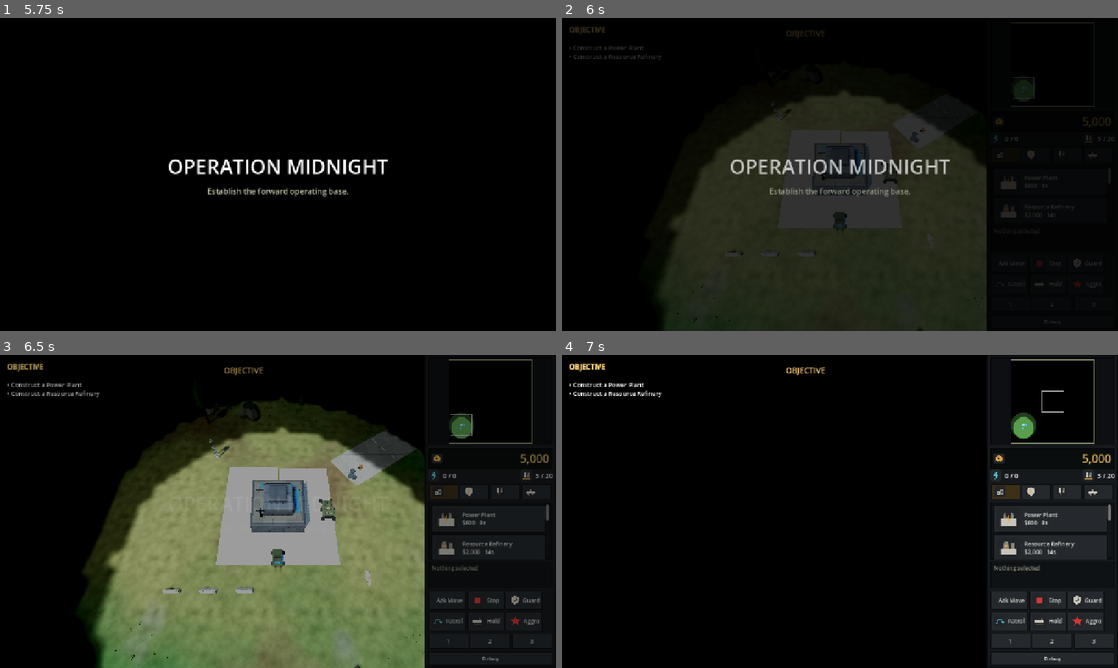
Above: before the commit, frames 1-4 (two rows, left to right).
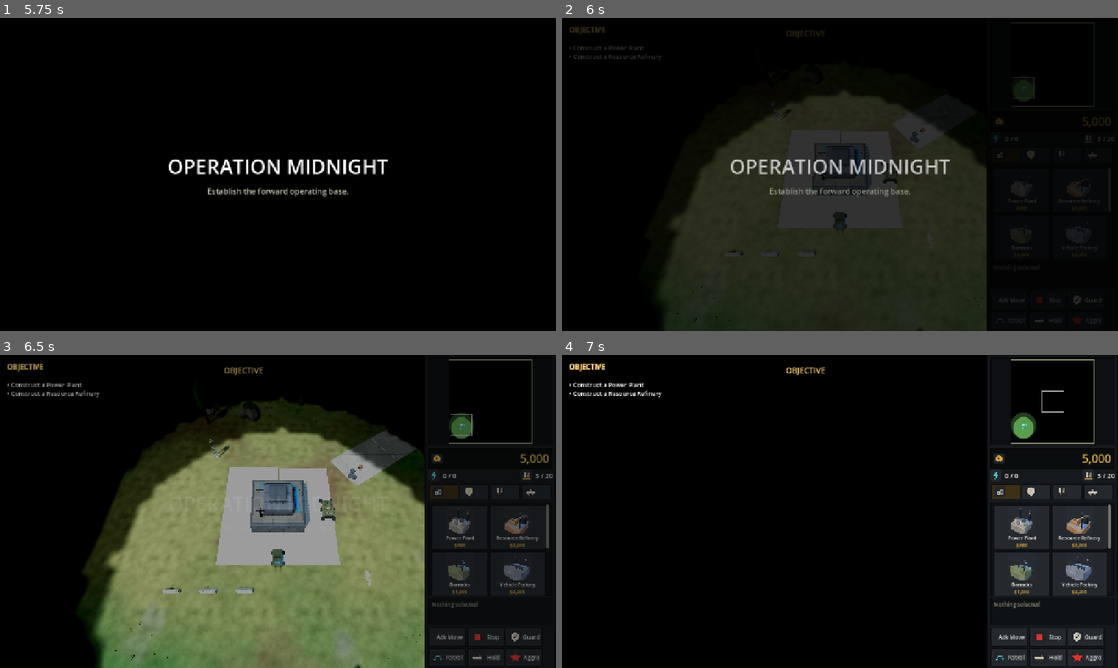
Above: after the commit, the same moments.

Repository: xionams/operation-midnight
Game: Godot game, scene res://main.tscn
Same seed, same stepped clock (60 frames per second), same inputs: the game is played once before the commit and once after it.
Inputs (mouse positions are in pixels of both pictures, inside the frame that each line leads up to):
- Up to frame 1 (5.75 s): click "Easy" at 0.5 s; click "Easy" at 1.25 s; click "Normal" at 2 s; click "Normal" at 2.75 s; click "START OPERATION" at 3.5 s; click (450, 302) at 4.25 s, where only the run before the commit has a clickable "1"; click (489, 302) at 5 s, where only the run before the commit has a clickable "2"
- Up to frame 2 (6 s): click (1006, 155) at 5.77 s
- Up to frame 3 (6.5 s): no input
- Up to frame 4 (7 s): tap Enter at 6.5 s; drag from (1051, 401) to (895, 442) at 6.52 s

Frame 1 is identical in both runs. In frame 2, 0.5% of the frame differs, in the area x 78-97%, y 50-98%; in frame 3, 2.0%; in frame 4, 4.8%, in the area x 77-99%, y 48-100%.

Commit message:
Sidebar: real cameos, laid out like Red Alert
The build list was flat vector glyphs in a single column of wide rows. A
glyph tells you a category; a cameo tells you what you are about to
build, and it is the thing a player learns to hit without reading.

tools/render_cameos.gd renders one per buildable item from the SHIPPING
model, keyed off the stats' own visual_scene, so a card can never show
something the game does not place. Lit harder and flatter than the
battlefield on purpose - a cameo is read at about 48 pixels on a dark
plate, and the game's own low sun puts half of every structure in shadow.
The background is the sidebar's own plate colour so each sits in its
frame rather than floating on a rectangle of some other grey.

Two columns of tiles rather than a list of rows, because the cameo should
be the biggest thing on the card and in a full-width row it was a
thumbnail beside the text. The tile's contents are children rather than
the Button's own icon and text: a Button lays those out side by side, and
the picture has to sit ABOVE its label at this size. Everything inside
ignores the mouse so the tile stays one target.

Production now reads the way it does in Red Alert: the item being built
greys out, its caption switches from price to percentage, and an amber
bar runs along the bottom edge of its own tile. Anchored rather than laid
out, so it sits ON the card instead of taking a row and shoving the list
around every time something starts. The tile stays enabled - queueing a
second is a normal thing to want.

Structures read their progress from the shared ConstructionQueue and
units from the queue on whichever building trains them, so one code path
covers both.

The tiles carry no fixed width. A first pass at 140 forced two columns
wider than the 302px sidebar and pushed the credits readout and the whole
right-hand column off the panel; leaving the width to the grid fits
whatever the sidebar is.

Regression: 18 suites, 0 failures.

Co-Authored-By: Claude Opus 5 <noreply@anthropic.com>
Claude-Session: https://claude.ai/code/session_01DZuC8PnfRtC4UfouPMZvxD

Diff:
--- a/scripts/ui/hud.gd
+++ b/scripts/ui/hud.gd
@@ -37,8 +37,11 @@
 var _low_power_label: Label
 
 var _category: String = "BUILDINGS"
-var _item_list: VBoxContainer
+var _item_list: GridContainer
 var _item_rows: Dictionary = {}
+var _item_bars: Dictionary = {}
+var _item_captions: Dictionary = {}
+var _cameo_cache: Dictionary = {}
 var _category_tabs: Dictionary = {}
 
 var _info_panel: RichTextLabel
@@ -162,6 +165,11 @@
 ## Collecting them into one column is most of what makes this readable.
 const SIDEBAR_W: float = 302.0
 const CARD_H: float = 64.0
+## Cameo tile height only. The WIDTH is left to the grid to divide, which
+## is the whole point: a fixed 140 forced the two columns wider than the
+## 302px sidebar and pushed the credits readout and the right-hand column
+## off the panel. Two expanding columns fit whatever the sidebar is.
+const TILE_H: float = 104.0
 
 ## Panel chrome. Flat fills with a light top edge and a dark bottom edge
 ## read as bevelled metal without a single texture.
@@ -305,16 +313,21 @@
 	scroll.size_flags_vertical = Control.SIZE_EXPAND_FILL
 	scroll.horizontal_scroll_mode = ScrollContainer.SCROLL_MODE_DISABLED
 	## The catalogue takes whatever is left after the controls below it,
-	## with a floor of two cards. A floor of four looked better on a
-	## desktop window and pushed the order buttons off the bottom of a
+	## with a floor of two rows of cameos. A floor of four looked better on
+	## a desktop window and pushed the order buttons off the bottom of a
 	## 720p phone screen, which is the size that actually matters.
-	scroll.custom_minimum_size = Vector2(0, CARD_H * 2)
+	scroll.custom_minimum_size = Vector2(0, TILE_H * 2 + 6)
 	scroll.add_theme_stylebox_override("panel",
 		_plate(Color(0.06, 0.07, 0.08), Color(0.2, 0.22, 0.25),
 			Color(0.03, 0.04, 0.04), 1))
 	column.add_child(scroll)
-	_item_list = VBoxContainer.new()
-	_item_list.add_theme_constant_override("separation", 3)
+	## Two columns of cameos rather than a list of rows. The cameo is the
+	## thing a player learns to hit, so it should be the biggest element on
+	## the card; in a full-width row it was a thumbnail beside the text.
+	_item_list = GridContainer.new()
+	_item_list.columns = 2
+	_item_list.add_theme_constant_override("h_separation", 3)
+	_item_list.add_theme_constant_override("v_separation", 3)
 	_item_list.size_flags_horizontal = Control.SIZE_EXPAND_FILL
 	scroll.add_child(_item_list)
 
@@ -438,44 +451,155 @@
 	for child in _item_list.get_children():
 		child.queue_free()
 	_item_rows.clear()
+	_item_bars.clear()
+	_item_captions.clear()
 
 	## A card rather than a row of text: the icon is what a player learns
 	## to hit, and the cost is what they check. The name still leads the
 	## button text so anything searching by name keeps working.
 	for stats in BuildCatalog.items(category):
 		var row := Button.new()
-		row.custom_minimum_size = Vector2(0, CARD_H)
+		row.custom_minimum_size = Vector2(0, TILE_H)
 		row.size_flags_horizontal = Control.SIZE_EXPAND_FILL
-		row.clip_text = true
-		row.alignment = HORIZONTAL_ALIGNMENT_LEFT
-		row.add_theme_font_size_override("font_size", 13)
-		row.add_theme_constant_override("h_separation", 10)
-		var icon := Icons.for_name(stats.display_name)
-		if icon != null:
-			row.icon = icon
-			row.expand_icon = true
 		_style_button(row)
 		row.pressed.connect(func(): _on_item_pressed(stats))
+
+		## The tile's contents are children rather than the Button's own
+		## icon and text: a Button lays those out side by side, and a cameo
+		## has to sit ABOVE its label to read at this size. Everything
+		## inside ignores the mouse so the whole tile stays one click
+		## target.
+		var body := VBoxContainer.new()
+		body.mouse_filter = Control.MOUSE_FILTER_IGNORE
+		body.set_anchors_preset(Control.PRESET_FULL_RECT)
+		body.offset_left = 3.0
+		body.offset_right = -3.0
+		body.offset_top = 3.0
+		body.offset_bottom = -3.0
+		body.add_theme_constant_override("separation", 1)
+		row.add_child(body)
+
+		var art := TextureRect.new()
+		art.mouse_filter = Control.MOUSE_FILTER_IGNORE
+		art.size_flags_vertical = Control.SIZE_EXPAND_FILL
+		art.expand_mode = TextureRect.EXPAND_IGNORE_SIZE
+		art.stretch_mode = TextureRect.STRETCH_KEEP_ASPECT_CENTERED
+		var cameo := _cameo_for(stats)
+		## Vector glyph fallback, for anything without a model.
+		art.texture = cameo if cameo != null else Icons.for_name(stats.display_name)
+		body.add_child(art)
+
+		var caption := Label.new()
+		caption.mouse_filter = Control.MOUSE_FILTER_IGNORE
+		caption.add_theme_font_size_override("font_size", 11)
+		caption.horizontal_alignment = HORIZONTAL_ALIGNMENT_CENTER
+		caption.autowrap_mode = TextServer.AUTOWRAP_OFF
+		caption.clip_text = true
+		body.add_child(caption)
+
+		var price := Label.new()
+		price.mouse_filter = Control.MOUSE_FILTER_IGNORE
+		price.add_theme_font_size_override("font_size", 11)
+		price.add_theme_color_override("font_color", Color(0.878, 0.651, 0.235))
+		price.horizontal_alignment = HORIZONTAL_ALIGNMENT_CENTER
+		price.clip_text = true
+		body.add_child(price)
+		_item_captions[stats] = [caption, price]
+
+		## A progress bar lying along the bottom edge of the card, the way
+		## Red Alert marks the thing currently being built. Anchored rather
+		## than laid out, so it sits ON the card instead of taking a row of
+		## its own and pushing the list around whenever something starts.
+		var progress := ProgressBar.new()
+		progress.max_value = 1.0
+		progress.show_percentage = false
+		progress.visible = false
+		progress.set_anchors_preset(Control.PRESET_BOTTOM_WIDE)
+		progress.offset_top = -7.0
+		progress.offset_bottom = 0.0
+		progress.mouse_filter = Control.MOUSE_FILTER_IGNORE
+		progress.add_theme_stylebox_override("background",
+			_plate(Color(0.08, 0.09, 0.10), Color(0.16, 0.17, 0.19),
+				Color(0.05, 0.05, 0.06), 1))
+		progress.add_theme_stylebox_override("fill",
+			_plate(Color(0.878, 0.651, 0.235), Color(0.95, 0.76, 0.36),
+				Color(0.62, 0.44, 0.14), 1))
+		row.add_child(progress)
+
 		_item_list.add_child(row)
 		_item_rows[stats] = row
+		_item_bars[stats] = progress
 	_refresh_items()
+
+## The cameo is a render of the very model that gets placed, keyed off the
+## stats' own visual_scene, so a card can never show something the game
+## does not build. See tools/render_cameos.gd.
+func _cameo_for(stats) -> Texture2D:
+	if stats == null or stats.visual_scene == null:
+		return null
+	var id: String = stats.visual_scene.resource_path.get_file().get_basename()
+	if _cameo_cache.has(id):
+		return _cameo_cache[id]
+	var path: String = "res://assets/cameos/%s.png" % id
+	var texture: Texture2D = load(path) if ResourceLoader.exists(path) else null
+	_cameo_cache[id] = texture
+	return texture
+
+## How far along this item is, or -1 if it is not being built right now.
+## Structures go through the shared ConstructionQueue; units go through
+## the queue on whichever building trains them.
+func _production_progress(stats) -> float:
+	if stats is BuildingStats:
+		if construction != null and construction.current() == stats:
+			return construction.progress()
+		return -1.0
+	var producer := BuildCatalog.producer_for(stats, true)
+	if producer == null or producer.queue == null:
+		return -1.0
+	if producer.queue.current_stats() == stats:
+		return producer.queue.progress()
+	return -1.0
 
 func _refresh_items() -> void:
 	for stats in _item_rows:
 		var row: Button = _item_rows[stats]
 		if not is_instance_valid(row):
 			continue
+		var bar: ProgressBar = _item_bars.get(stats)
+		var building: float = _production_progress(stats)
 		var missing: Array = TechTree.missing_prerequisites(stats, true)
-		if missing.is_empty():
-			row.text = "%s\n$%s   %ds" % [stats.display_name, _thousands(stats.cost),
-				int(round(stats.build_time))]
+
+		if bar != null:
+			bar.visible = building >= 0.0
+			if building >= 0.0:
+				bar.value = building
+
+		var labels: Array = _item_captions.get(stats, [])
+		var caption: Label = labels[0] if labels.size() > 0 else null
+		var price: Label = labels[1] if labels.size() > 1 else null
+		if caption != null:
+			caption.text = stats.display_name
+
+		if building >= 0.0:
+			## In production: greyed and showing its own progress, so the
+			## tile the player pressed is visibly the one working. Left
+			## enabled - queueing a second is a normal thing to want.
+			if price != null:
+				price.text = "%d%%" % int(building * 100.0)
+			row.disabled = false
+			row.modulate = Color(0.55, 0.57, 0.60)
+		elif missing.is_empty():
+			if price != null:
+				price.text = "$%s" % _thousands(stats.cost)
 			var affordable: bool = GameState.credits >= stats.cost
 			row.disabled = not affordable
 			## Dim rather than hide what is merely unaffordable: knowing
 			## what you are saving toward is half of an RTS build order.
 			row.modulate = Color(1, 1, 1) if affordable else Color(0.72, 0.70, 0.66)
 		else:
-			row.text = "%s\nNeeds %s" % [stats.display_name, ", ".join(missing)]
+			if price != null:
+				price.text = "LOCKED"
+			row.tooltip_text = "Needs %s" % ", ".join(missing)
 			row.disabled = true
 			row.modulate = Color(0.52, 0.52, 0.58)
 
--- /dev/null
+++ b/tests/sidebar_shot.gd
@@ -0,0 +1,24 @@
+extends Node
+
+## Photographs the build sidebar with something actually in production, so
+## the cameo and the grey-out can be reviewed together.
+
+func _ready() -> void:
+	var main := get_parent()
+	await get_tree().process_frame
+	var hud = main.get_node_or_null("HUD")
+	if hud and hud.has_method("_begin_match"):
+		hud._begin_match()
+	await get_tree().process_frame
+	## Start a structure so one card is mid-build.
+	var catalog = BuildCatalog.items("BUILDINGS")
+	if hud.construction != null and catalog.size() > 1:
+		hud.construction.start(catalog[1])
+	var elapsed: float = 0.0
+	while elapsed < 4.0:
+		elapsed += get_process_delta_time()
+		await get_tree().process_frame
+	await RenderingServer.frame_post_draw
+	get_viewport().get_texture().get_image().save_png("res://screenshots/sidebar.png")
+	print("SIDEBAR| DONE")
+	get_tree().quit()
--- /dev/null
+++ b/tests/sidebar_shot.tscn
@@ -0,0 +1,9 @@
+[gd_scene load_steps=3 format=3]
+
+[ext_resource type="PackedScene" path="res://main.tscn" id="1"]
+[ext_resource type="Script" path="res://tests/sidebar_shot.gd" id="2"]
+
+[node name="Main" instance=ExtResource("1")]
+
+[node name="SidebarShot" type="Node" parent="."]
+script = ExtResource("2")
--- /dev/null
+++ b/tools/render_cameos.gd
@@ -0,0 +1,108 @@
+extends Node3D
+
+## Renders a cameo per buildable item: a small picture of the actual model
+## for the sidebar, the way Red Alert 2 does it.
+##
+## The sidebar used flat vector glyphs. A glyph tells you a category; a
+## cameo tells you what you are about to build, and it is the thing a
+## player learns to hit without reading. These are renders of the shipping
+## models, so a cameo can never drift from what gets placed.
+##
+##     godot --path . tools/render_cameos.gd  (as a scene)
+
+const SIZE: int = 192
+
+func _ready() -> void:
+	var viewport := get_viewport()
+	viewport.transparent_bg = false
+
+	## Lit harder and flatter than the battlefield. A cameo is read at
+	## 48 pixels on a dark sidebar, so the model has to be bright and the
+	## silhouette unambiguous - the game's own low sun would put half of
+	## every structure in shadow.
+	var key := DirectionalLight3D.new()
+	key.rotation_degrees = Vector3(-38, -42, 0)
+	key.light_energy = 1.7
+	key.light_color = Color(1.0, 0.97, 0.92)
+	key.shadow_enabled = false
+	add_child(key)
+	var fill := DirectionalLight3D.new()
+	fill.rotation_degrees = Vector3(-14, 130, 0)
+	fill.light_energy = 0.7
+	fill.light_color = Color(0.68, 0.78, 0.96)
+	fill.shadow_enabled = false
+	add_child(fill)
+
+	var env_node := WorldEnvironment.new()
+	var env := Environment.new()
+	env.background_mode = Environment.BG_COLOR
+	## The sidebar plate colour, so a cameo sits in its frame rather than
+	## floating on a rectangle of some other grey.
+	env.background_color = Color(0.105, 0.120, 0.140)
+	env.ambient_light_source = Environment.AMBIENT_SOURCE_COLOR
+	env.ambient_light_color = Color(0.58, 0.63, 0.74)
+	env.ambient_light_energy = 1.15
+	env.tonemap_mode = Environment.TONE_MAPPER_FILMIC
+	env.tonemap_exposure = 1.3
+	env_node.environment = env
+	add_child(env_node)
+
+	var camera := Camera3D.new()
+	add_child(camera)
+	camera.current = true
+
+	var seen := {}
+	var count: int = 0
+	for category in BuildCatalog.categories():
+		for stats in BuildCatalog.items(category):
+			if stats == null or stats.visual_scene == null:
+				continue
+			var id: String = stats.visual_scene.resource_path.get_file().get_basename()
+			if seen.has(id):
+				continue
+			seen[id] = true
+			await _shoot(camera, stats, id)
+			count += 1
+	print("CAMEO| %d rendered" % count)
+	get_tree().quit()
+
+func _shoot(camera: Camera3D, stats, id: String) -> void:
+	var node: Node3D = stats.visual_scene.instantiate()
+	add_child(node)
+	FactionPaint.apply(node, FactionPaint.color_for(true))
+
+	var box := AABB()
+	var first := true
+	for mesh in node.find_children("*", "MeshInstance3D", true, false):
+		var part: AABB = mesh.mesh.get_aabb()
+		part.position += mesh.position
+		if first:
+			box = part
+			first = false
+		else:
+			box = box.merge(part)
+
+	var reach: float = maxf(box.size.x, maxf(box.size.y, box.size.z))
+	var centre: Vector3 = box.position + box.size * 0.5
+	## Three-quarter and slightly above: shows the flank silhouette and the
+	## roof faction marking at once, which is how the unit will actually be
+	## seen in play.
+	var dir := Vector3(0.58, 0.52, 0.80).normalized()
+	camera.position = centre + dir * (reach * 1.72 + 0.9)
+	camera.look_at(centre, Vector3.UP)
+	camera.fov = 42.0
+
+	await get_tree().process_frame
+	await RenderingServer.frame_post_draw
+	var image: Image = get_viewport().get_texture().get_image()
+	## Square crop from the centre of the frame, then down to cameo size.
+	var side: int = mini(image.get_width(), image.get_height())
+	image.blit_rect(image, Rect2i(
+		(image.get_width() - side) / 2, (image.get_height() - side) / 2,
+		side, side), Vector2i.ZERO)
+	image.crop(side, side)
+	image.resize(SIZE, SIZE, Image.INTERPOLATE_LANCZOS)
+	image.save_png("res://assets/cameos/%s.png" % id)
+	print("CAMEO| %s" % id)
+	node.queue_free()
+	await get_tree().process_frame
--- /dev/null
+++ b/tools/render_cameos.tscn
@@ -0,0 +1,6 @@
+[gd_scene load_steps=2 format=3]
+
+[ext_resource type="Script" path="res://tools/render_cameos.gd" id="1"]
+
+[node name="Cameos" type="Node3D"]
+script = ExtResource("1")
Binary file added: assets/cameos/artillery_vehicle.png
Not shown, added: assets/cameos/artillery_vehicle.png.import
Binary file added: assets/cameos/assault_vehicle.png
Not shown, added: assets/cameos/assault_vehicle.png.import
Binary file added: assets/cameos/at_squad.png
Not shown, added: assets/cameos/at_squad.png.import
Binary file added: assets/cameos/at_turret.png
Not shown, added: assets/cameos/at_turret.png.import
Binary file added: assets/cameos/attack_dog.png
Not shown, added: assets/cameos/attack_dog.png.import
Binary file added: assets/cameos/barracks.png
Not shown, added: assets/cameos/barracks.png.import
(and 32 more such lines)
